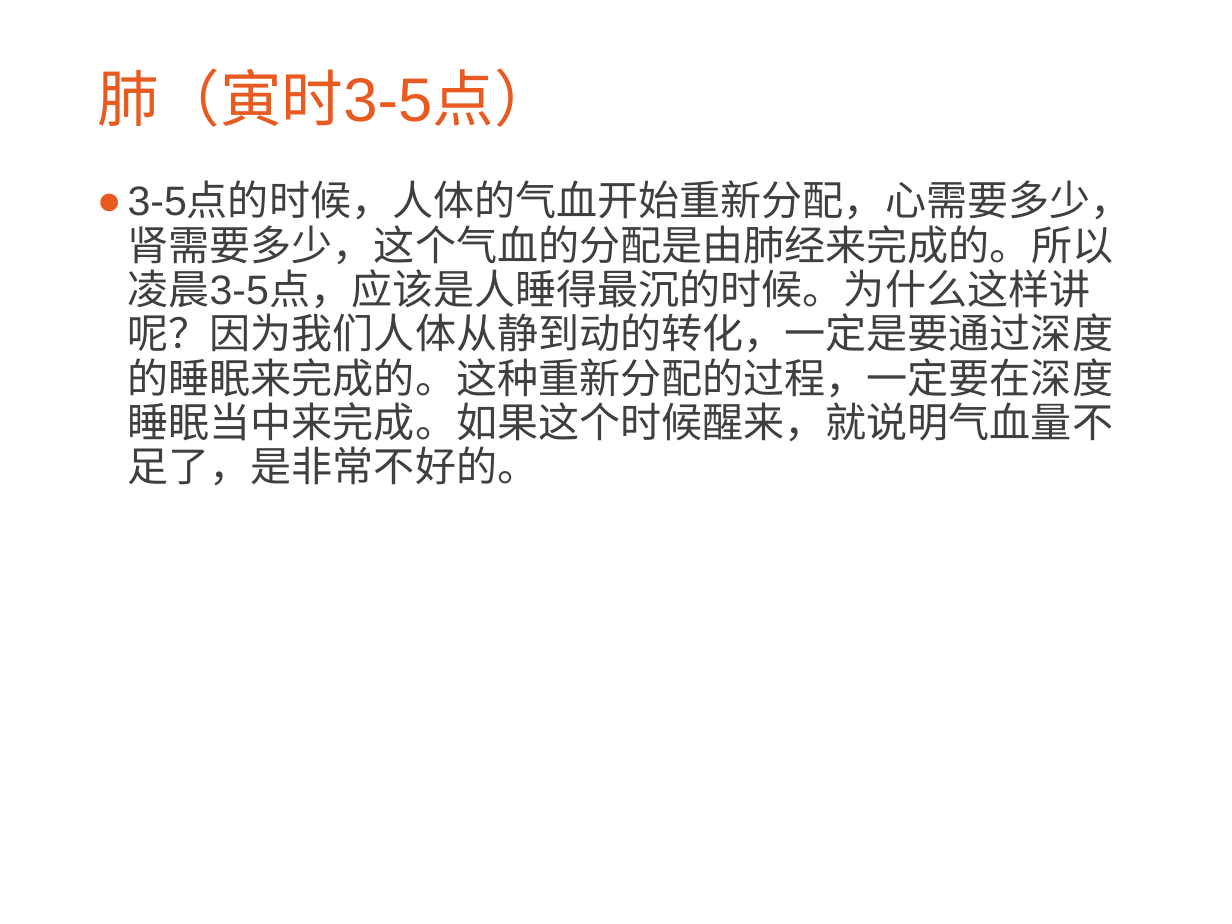
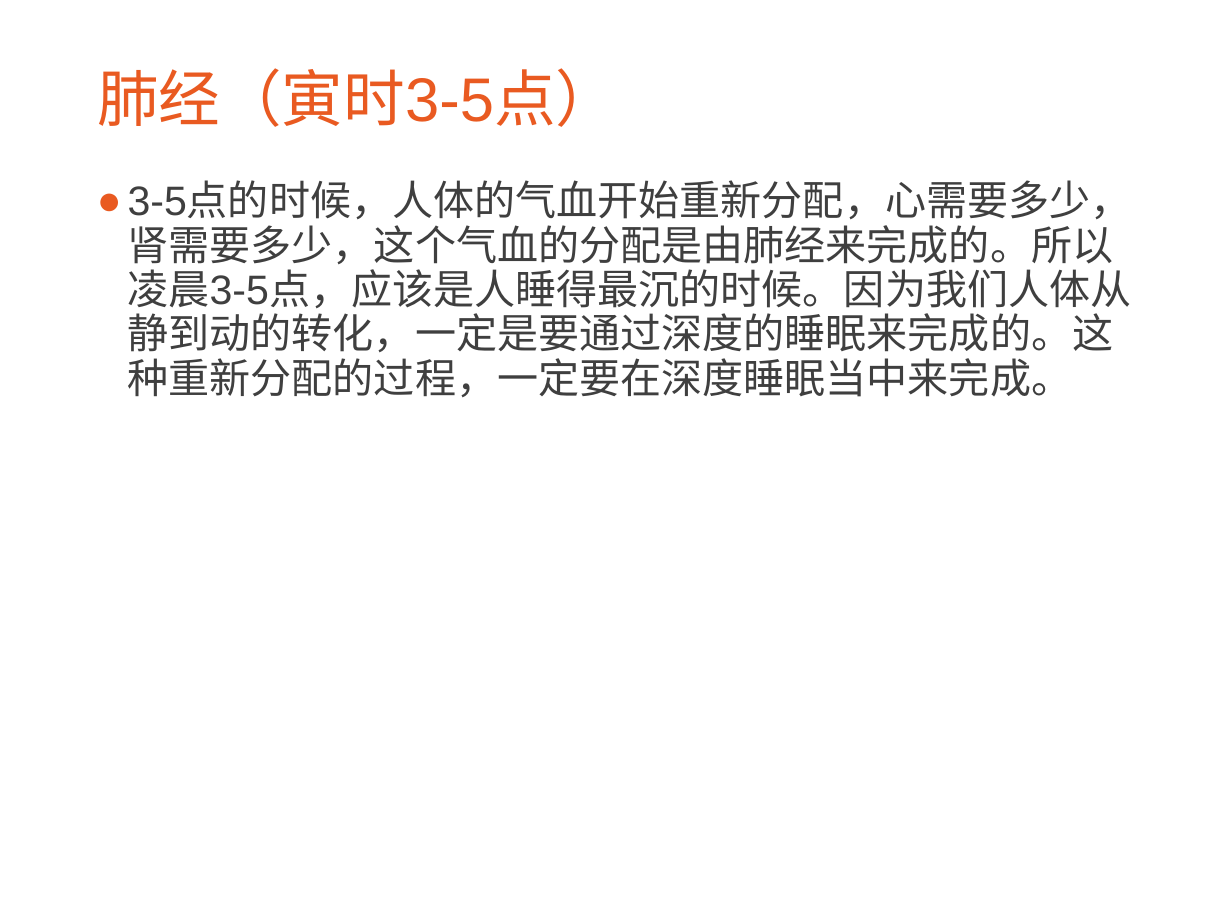
Before and after one commit to CatMan1994/file, a slide deck: slide 6 of 中医与养生分享会/中医与养生.ppt (slide 8 before the commit). Drawn at 1232x924 pixels with LibreOffice and Linux fonts; fonts in the diff are those of the drawing; background and template pictures are left out. Boxes give left, top, right and bottom in pixels: in the first picture for what was removed or moved away, otherwise in the second. Text is boxed around its words. In the diff, an @@ line names an element or a change of style, - is before the commit and + after.

```diff
--- a/中医与养生分享会/中医与养生.ppt
+++ b/中医与养生分享会/中医与养生.ppt
@@ title at box(97, 68, 617, 127): text changed @@
-肺（寅时3-5点）
+肺经（寅时3-5点）
@@ text at box(128, 183, 1132, 397): text changed @@
-● 3-5点的时候，人体的气血开始重新分配，心需要多少，肾需要多少，这个气血的分配是由肺经来完成的。所以凌晨3-5点，应该是人睡得最沉的时候。为什么这样讲呢？因为我们人体从静到动的转化，一定是要通过深度的睡眠来完成的。这种重新分配的过程，一定要在深度睡眠当中来完成。如果这个时候醒来，就说明气血量不足了，是非常不好的。
+● 3-5点的时候，人体的气血开始重新分配，心需要多少，肾需要多少，这个气血的分配是由肺经来完成的。所以凌晨3-5点，应该是人睡得最沉的时候。因为我们人体从静到动的转化，一定是要通过深度的睡眠来完成的。这种重新分配的过程，一定要在深度睡眠当中来完成。
```
Also in this commit, not shown: 9 other slides changed, 1 slide added, 2 slides removed, 1 other file.
